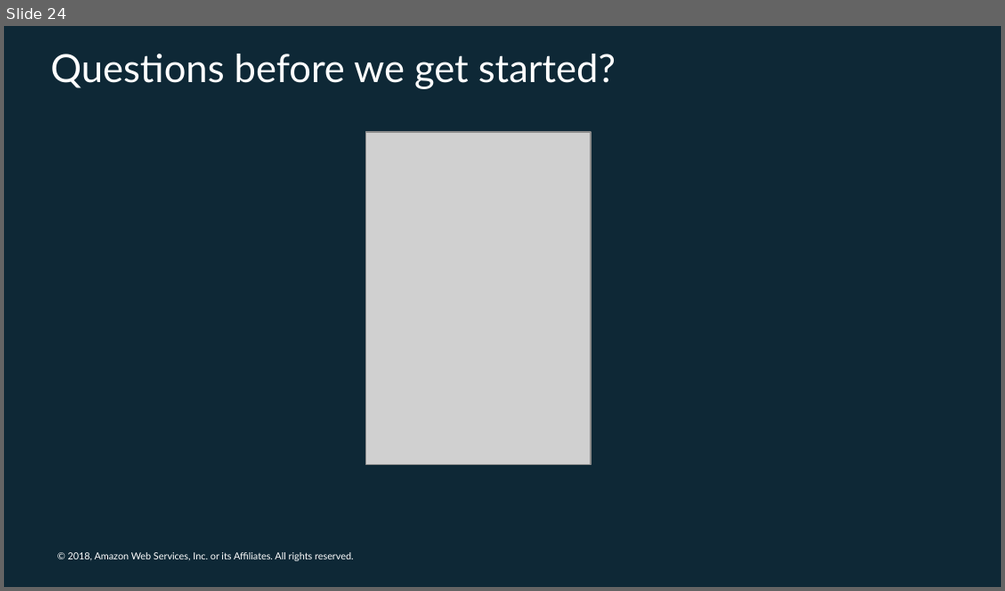
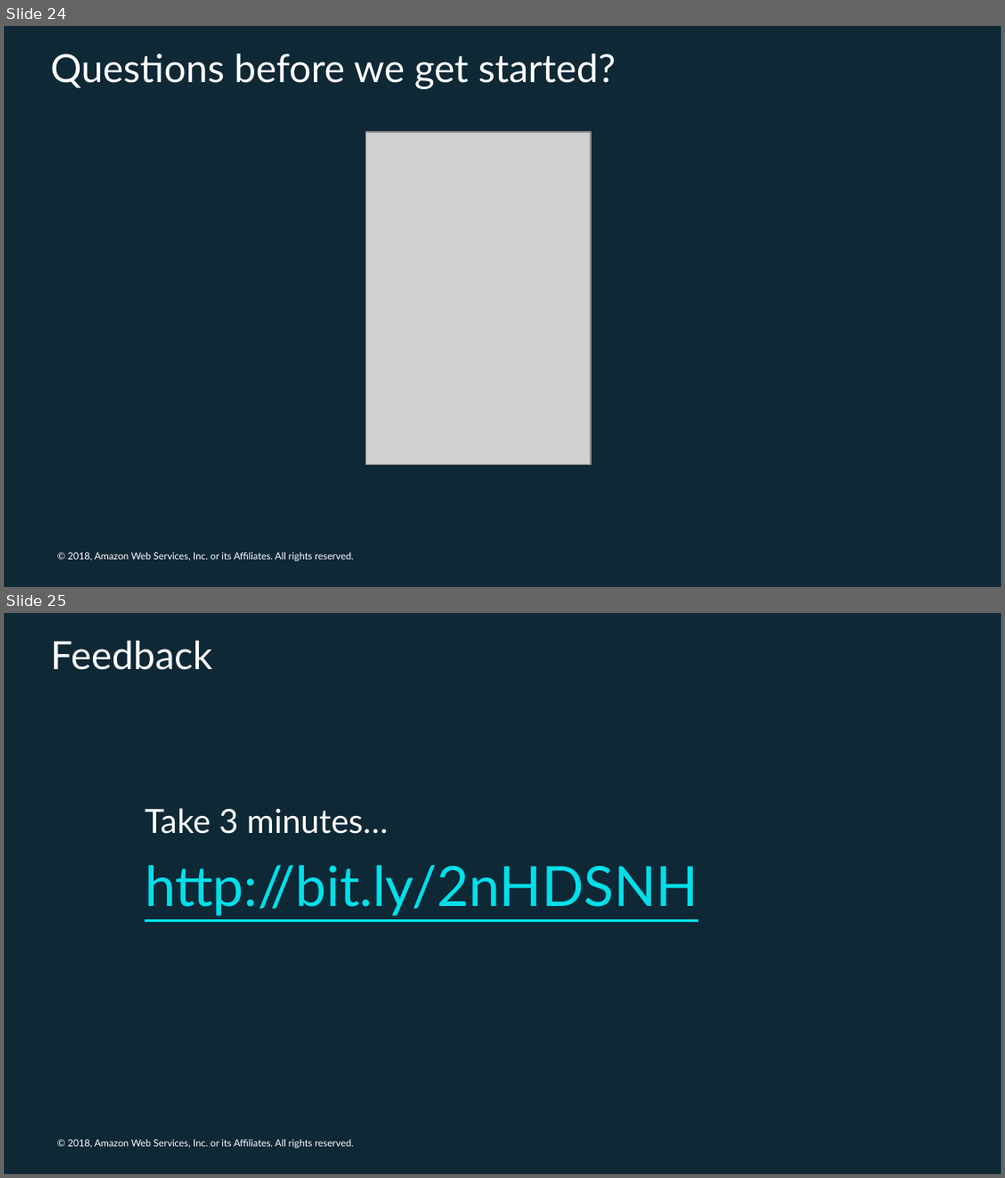
Before and after one commit to awslabs/voice-powered-analytics, a slide deck: media/loft/nyc/voice-powered-analytics-nyc-loft.pptx. Shown one above the other, each under a label of ours: slide 24 before the commit, slides 24 and 25 after it. The pictures are 1005x591 and 1005x1178 pixels, drawn with LibreOffice and Linux fonts; fonts in the diff are those of the drawing; grey boxes stand for pictures; background and template pictures are left out. Boxes give left, top, right and bottom in pixels: in the first picture for what was removed or moved away, otherwise in the second. Text is boxed around its words. In the diff, an @@ line names an element or a change of style, - is before the commit and + after.

```diff
--- a/media/loft/nyc/voice-powered-analytics-nyc-loft.pptx
+++ b/media/loft/nyc/voice-powered-analytics-nyc-loft.pptx
@@ slide 25 added at bbox=[4, 613, 1001, 1174], background #FFFFFF; not listed: 2 template elements that a slide beside it also shows @@
@@ title added at bbox=[50, 641, 212, 670], 28 pt, text #FFFFFF @@
+Feedback
@@ text added at bbox=[145, 808, 698, 916], 40 pt, text #00E0EA, underline @@
+Take 3 minutes…
+http://bit.ly/2nHDSNH
```
Also in this commit, not shown: 3 slides changed.
